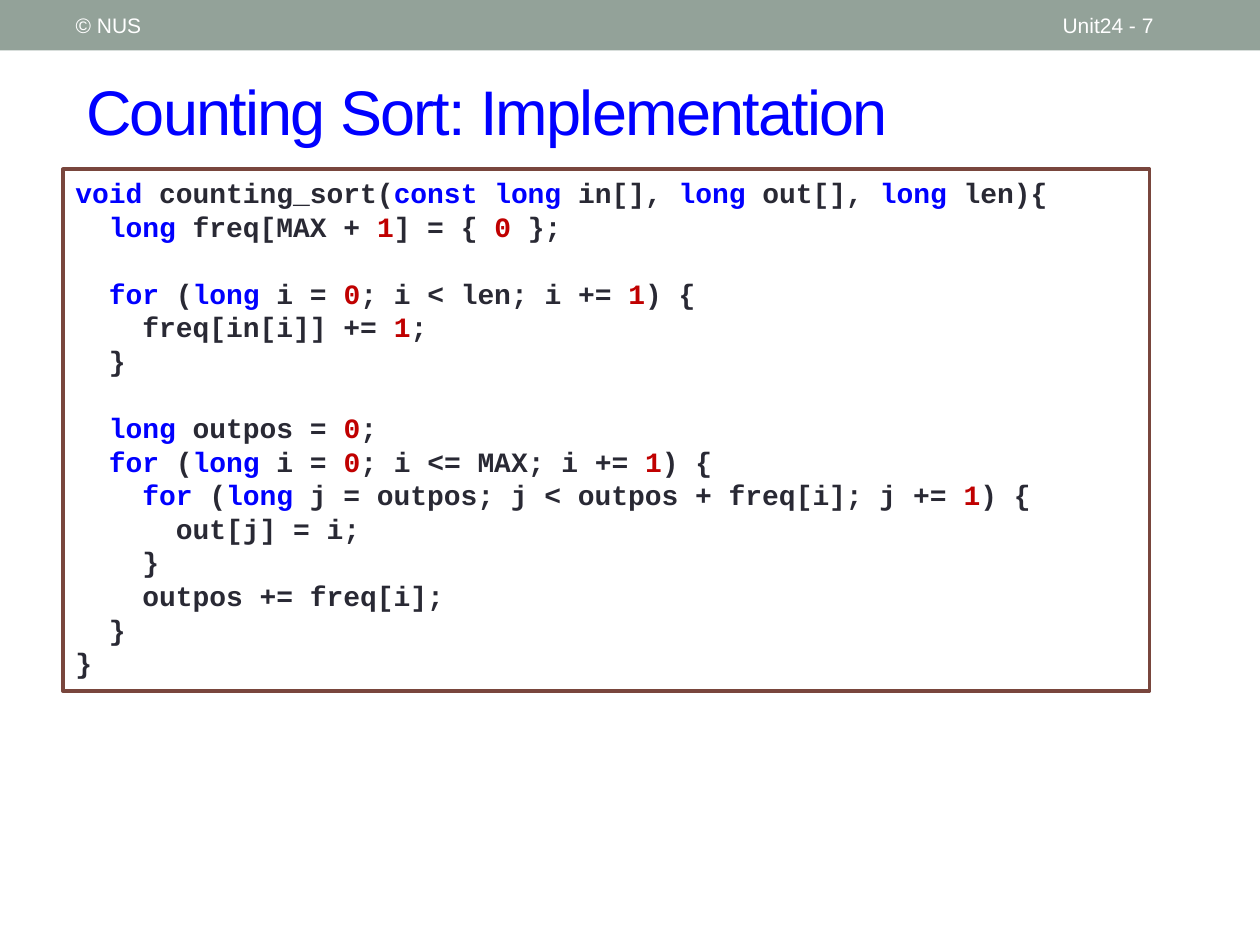
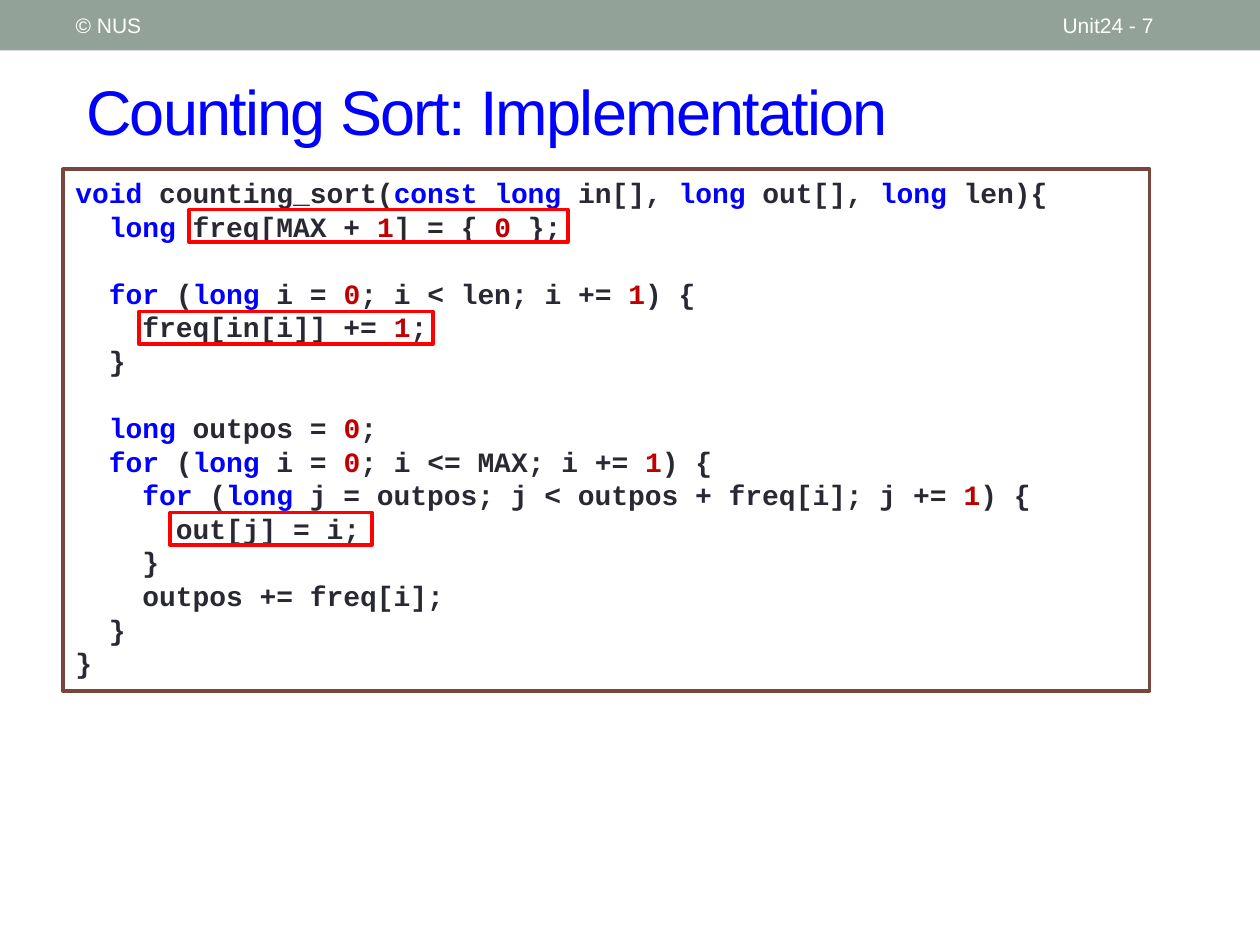
Before and after one commit to nus-cs1010-2021-s2/website, a slide deck: slide 7 of slides/Unit24_Sorting.pptx. Drawn at 1260x945 pixels with LibreOffice and Linux fonts; fonts in the diff are those of the drawing. Boxes give left, top, right and bottom in pixels: in the first picture for what was removed or moved away, otherwise in the second. Text is boxed around its words. In the diff, an @@ line names an element or a change of style, - is before the commit and + after.

```diff
--- a/slides/Unit24_Sorting.pptx
+++ b/slides/Unit24_Sorting.pptx
@@ rectangle added at (x1=189, y1=209, x2=568, y2=242), outline #FF0000 2.08 pt @@
@@ rectangle added at (x1=139, y1=311, x2=432, y2=344), outline #FF0000 2.08 pt @@
@@ rectangle added at (x1=170, y1=513, x2=372, y2=546), outline #FF0000 2.08 pt @@
```
Also in this commit, not shown: 7 other slides changed, 6 other files.
